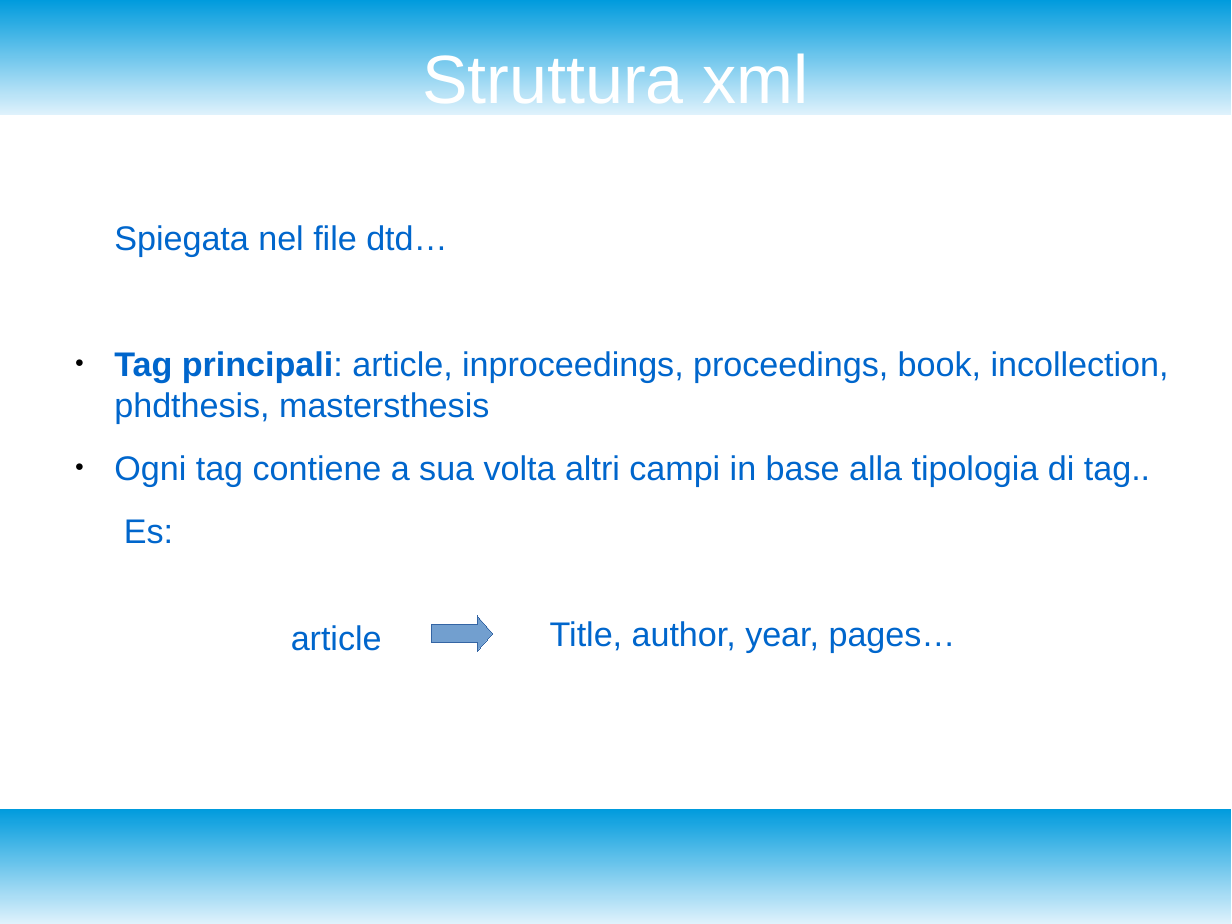
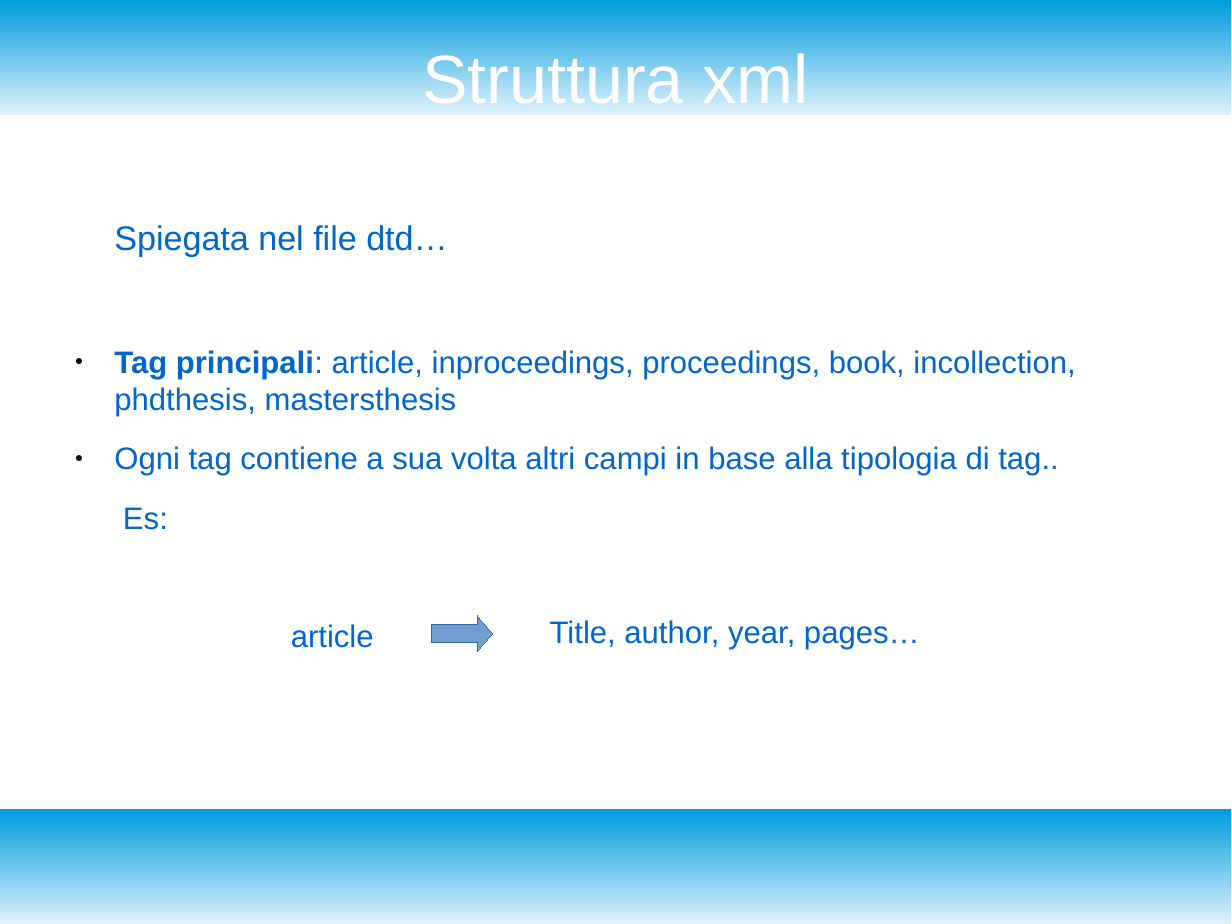
Before and after one commit to enrico404/SearchEngineForDblp, a slide deck: slide 5 of DocDblpSearchEngine.odp. Drawn at 1232x924 pixels with LibreOffice and Linux fonts; fonts in the diff are those of the drawing. Boxes give left, top, right and bottom in pixels: in the first picture for what was removed or moved away, otherwise in the second. Text is boxed around its words. In the diff, an @@ line names an element or a change of style, - is before the commit and + after.

```diff
--- a/DocDblpSearchEngine.odp
+++ b/DocDblpSearchEngine.odp
@@ text at (114, 350, 1075, 530): size 22 to 20 pt in "Tag principali: article, inproceedings, proceedings, book, i ...", "Ogni tag contiene a sua volta altri ...", "Es:" @@
@@ text "article" at (291, 624, 374, 648): size 22 to 20 pt @@
@@ text "Title, author, year, pages…" at (550, 620, 920, 650): size 22 to 20 pt @@
```
Also in this commit, not shown: 9 other slides changed, 1 other file.
